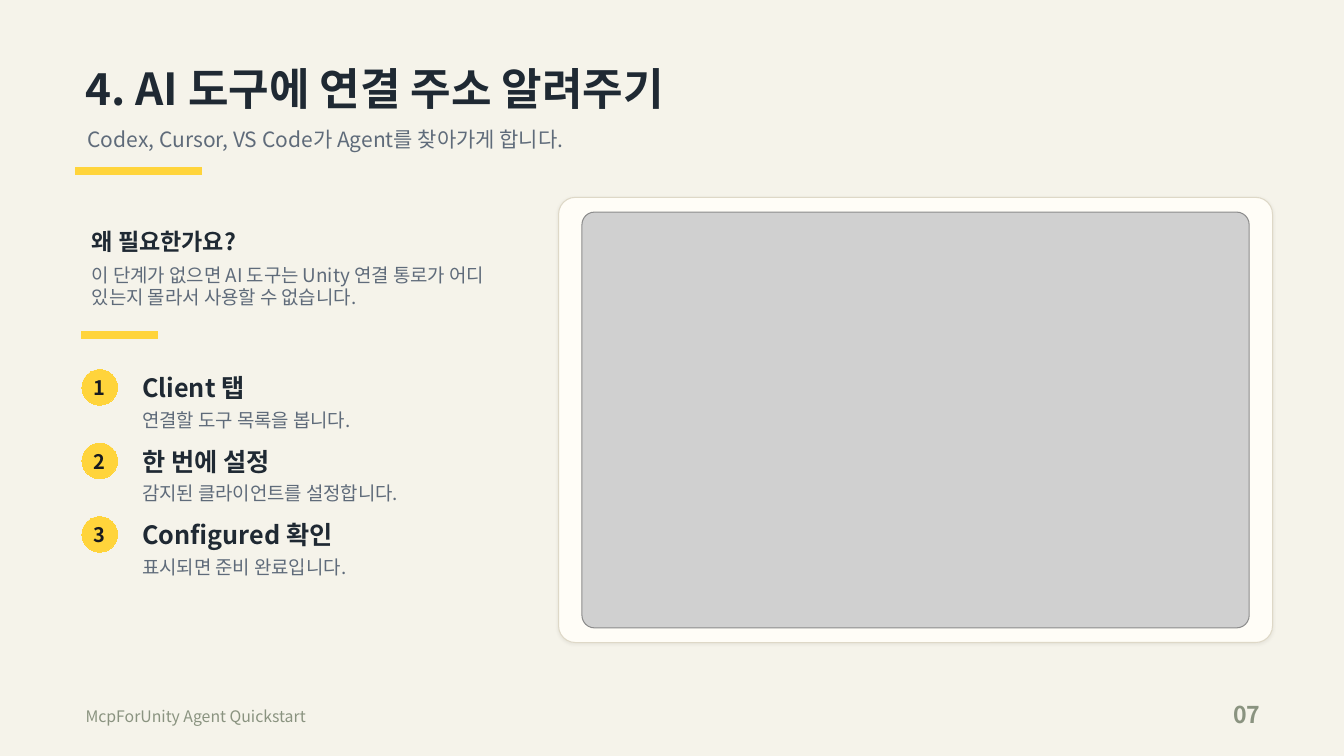
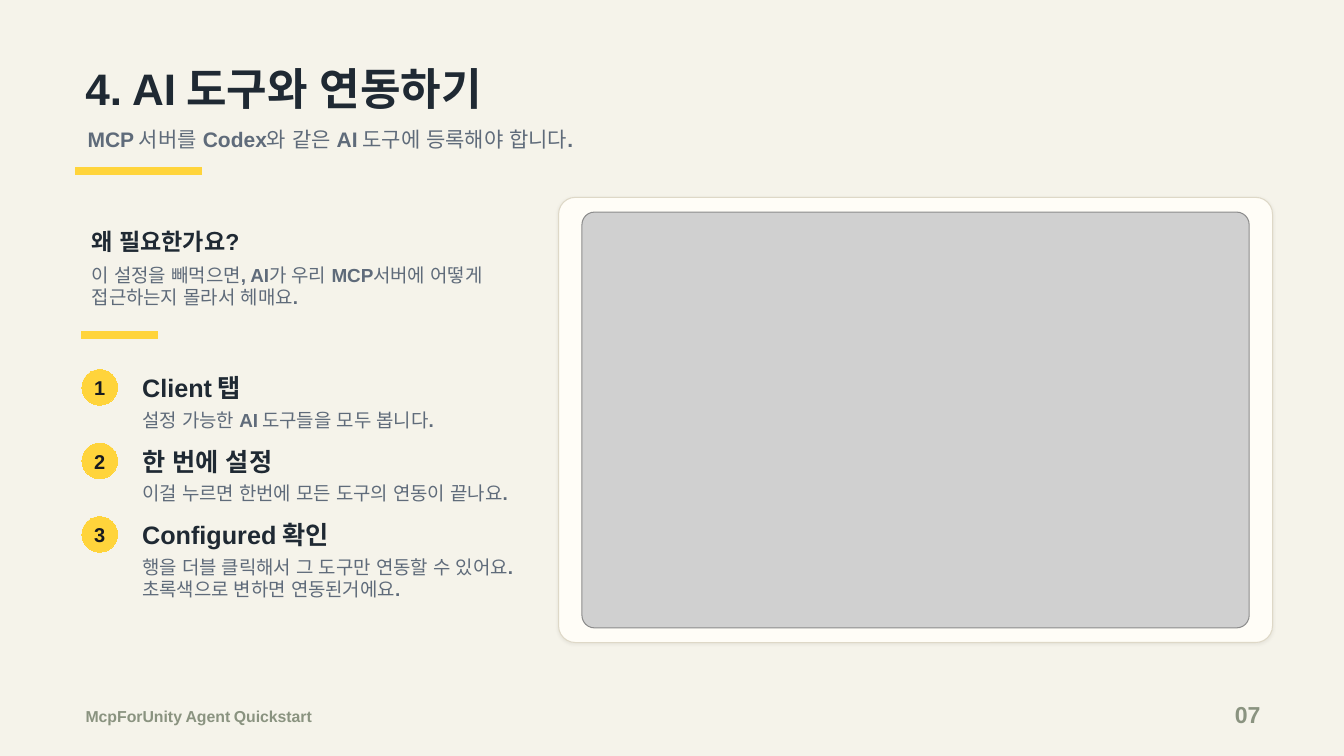
Before and after one commit to c0sogi/mcp-for-unity-agent, a slide deck: slide 6 of docs/McpForUnityAgent-quickstart-ko.pptx (slide 7 before the commit). Drawn at 1344x756 pixels with LibreOffice and Linux fonts; fonts in the diff are those of the drawing; grey boxes stand for pictures. Boxes give left, top, right and bottom in pixels: in the first picture for what was removed or moved away, otherwise in the second. Text is boxed around its words. In the diff, an @@ line names an element or a change of style, - is before the commit and + after.

Commit message:
Use manually adjusted quickstart deck

```diff
--- a/docs/McpForUnityAgent-quickstart-ko.pptx
+++ b/docs/McpForUnityAgent-quickstart-ko.pptx
@@ text at (85,68,482,109): text changed @@
-4. AI 도구에 연결 주소 알려주기
+4. AI 도구와 연동하기
@@ text at (88,129,573,149): text changed @@
-Codex, Cursor, VS Code가 Agent를 찾아가게 합니다.
+MCP 서버를 Codex와 같은 AI 도구에 등록해야 합니다.
@@ text "왜 필요한가요?" at (92,230,239,252): font Noto Sans CJK KR to Arial in "필요한가요?" @@
@@ text at (92,266,483,306): text changed @@
-이 단계가 없으면 AI 도구는 Unity 연결 통로가 어디 있는지 몰라서 사용할 수 없습니다.
+이 설정을 빼먹으면, AI가 우리 MCP서버에 어떻게 접근하는지 몰라서 헤매요.
@@ text "Client 탭" at (142,376,241,399): font Noto Sans CJK KR to Arial in "Client" @@
@@ text at (142,411,434,429): text changed @@
-연결할 도구 목록을 봅니다.
+설정 가능한 AI 도구들을 모두 봅니다.
@@ text at (142,484,507,502): text changed @@
-감지된 클라이언트를 설정합니다.
+이걸 누르면 한번에 모든 도구의 연동이 끝나요.
@@ text "Configured 확인" at (142,522,328,550): font Noto Sans CJK KR to Arial in "Configured" @@
@@ text at (142,558,513,598): text changed @@
-표시되면 준비 완료입니다.
+행을 더블 클릭해서 그 도구만 연동할 수 있어요.
+초록색으로 변하면 연동된거에요.
@@ text "McpForUnity Agent Quickstart" at (86,710,312,725): font Noto Sans CJK KR to Arial, bold on @@
@@ font Noto Sans CJK KR to Arial in 4 elements at (94,381,105,395), (94,455,105,469), (94,528,105,543), (1235,707,1261,723) @@
```
Also in this commit, not shown: 6 other slides changed, 1 slide removed, 2 other files.
